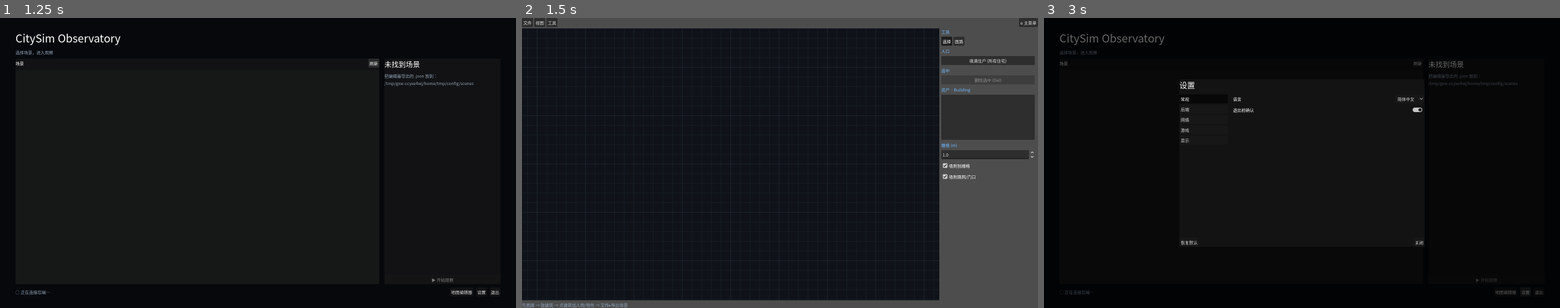
Above: before the commit, frames 1-3 (left to right).
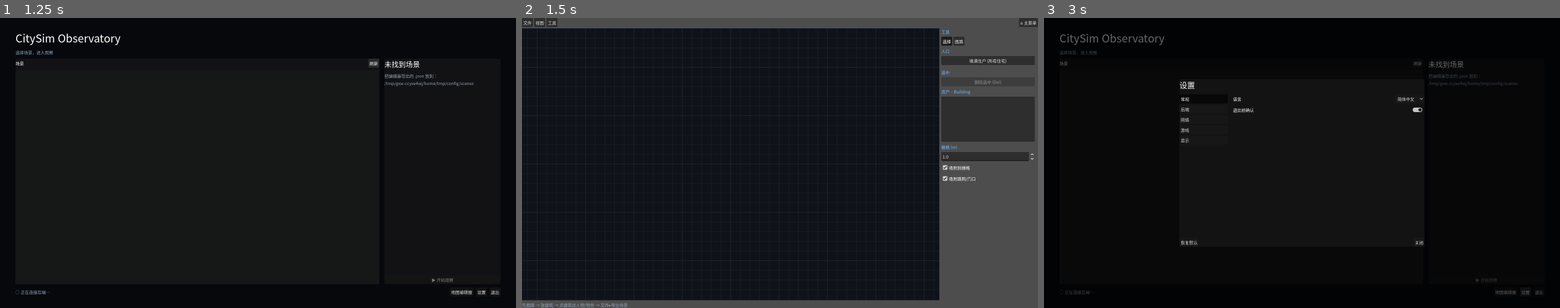
Above: after the commit, the same moments.

Repository: lskllk/city_sim
Game: Godot game, scene res://scenes/launcher.tscn
Same seed, same stepped clock (60 frames per second), same inputs: the game is played once before the commit and once after it.
Inputs:
- Up to frame 1 (1.25 s): click "刷新" at 0.5 s
- Up to frame 2 (1.5 s): click "地图编辑器" at 1.25 s
- Up to frame 3 (3 s): click "⌂ 主菜单" at 2 s; click "设置" at 2.75 s

Frame 1 is identical in both runs. In frame 2, 0.8% of the frame differs, in the area x 81-100%, y 17-57%; in frame 3, nothing differs.

Commit message:
编辑器: “无住所的人”面板 + 修 add_resident 不看楼类型(凭空多出一百多号人的根因)
用户问: 我最新的场景没这么多人, 启动器为什么不刷新?
查证: 启动器没问题(有刷新按钮, 每次 _ready() 重扫); scene.json 里确实有 114 个 NPC。
真正的问题: **编辑器只在"建筑的住户列表"里显示人** → 108 个无住所的人
一个都看不到(也不在任何楼的角标里) → 于是"场景没这么多人"的错觉。

他们是怎么来的(真 bug):
- MapDoc.add_resident() 只查容量, 【不查这栋楼是不是住宅】。
  办公楼 work_office 的 capacity=200(那是工位) → 点办公楼也能塞“住户”,
  塞到 200 个 → 一个场景凭空多出一百多号人。
- assign_homeless 同样把办公楼/商铺的 capacity 当床位 → 算出 297 个"空床"。

修:
- 新增 MapDoc.is_home(bid)(看类型库的 kind, 数据驱动);
  add_resident 拒绝非住宅并说明原因; 分配空床位只看住宅(真实空床位 9)。
- 新增 homeless_npcs() / assign_homeless() / remove_homeless()。
- 编辑右栏新增「无住所的人 (N)」: 名字列表(点进详情) + 分配空床位 + 全部删除;
  N=0 时不显示。
- validate() 加一条 warn: “N 人没有住所(右边可以分配或删除)”, 别让人蒙在鼓里。

实测你的场景: 114 人 / 有住所 6 / 无住所 108 / 真实空床位 9;
往办公楼加人 → 被拒并说明; 分配后 8 人搬进小屋, 还剩 100。

Diff:
--- a/godot/scripts/editor/main.gd
+++ b/godot/scripts/editor/main.gd
@@ -44,6 +44,7 @@
 var _f_price: SpinBox
 var _f_owner: OptionButton
 var _f_owner_ids: Array = []
+var _homeless_sec: VBoxContainer   # 「无住所的人」区(每次刷新重建)
 var _f_mem_item: OptionButton      # 额外记忆: 选一个场景里的物件
 var _f_mem_believe: SpinBox        # 他有多信这条
 var _mem_item_ids: Array = []      # 与 _f_mem_item 的条目一一对应
@@ -164,6 +165,11 @@
 	fill.pressed.connect(_on_fill_residents)
 	_base_page.add_child(fill)
 
+	# --- 无住所的人: 他们不在任何建筑的住户列表里, 以前【完全看不见】 ---
+	_homeless_sec = VBoxContainer.new()
+	_homeless_sec.add_theme_constant_override("separation", 4)
+	_base_page.add_child(_homeless_sec)
+	_rebuild_homeless()
 	_base_page.add_child(_header("选中"))
 	_del_selected_btn = Button.new()
 	_del_selected_btn.text = "删除选中 (Del)"
@@ -228,6 +234,7 @@
 
 func _on_doc_changed() -> void:
 	_dirty = true
+	_rebuild_homeless()          # 人数/住所会变 → 这块要跟着刷
 	if _detail_page.visible:
 		_rebuild_inspector()
 
@@ -334,6 +341,52 @@
 		hint.text = "点建筑查看人员与物件\n\n流程: 画路 → 放建筑 → 点建筑加人/物件"
 		hint.add_theme_color_override("font_color", MUTED)
 		_inspector.add_child(hint)
+
+
+## 「无住所的人 (N)」: 列名字(点了进详情) + 分配 / 清空。
+## 只在 N>0 时出现 —— 没有就不占地方。
+func _rebuild_homeless() -> void:
+	if _homeless_sec == null:
+		return
+	for c in _homeless_sec.get_children():
+		_homeless_sec.remove_child(c)
+		c.queue_free()
+	var ids := MapDoc.homeless_npcs()
+	if ids.is_empty():
+		return
+	_homeless_sec.add_child(_header("无住所的人 (%d)" % ids.size()))
+	_homeless_sec.add_child(_muted("他们不属于任何建筑 → 在楼里点不到。
+"
+		+ "要么分配空床位(只有住宅算床位), 要么删掉。"))
+	var row := HBoxContainer.new()
+	row.add_theme_constant_override("separation", 4)
+	var assign := Button.new()
+	assign.text = "分配空床位"
+	assign.tooltip_text = "把空床按建筑/楼层顺序分给他们(不够的留着)"
+	assign.pressed.connect(func() -> void:
+		var r: Dictionary = MapDoc.assign_homeless()
+		_refresh_status("已安置 %d 人, 还剩 %d 人无住所"
+			% [r["assigned"], r["left"]]))
+	row.add_child(assign)
+	var wipe := Button.new()
+	wipe.text = "全部删除 (%d)" % ids.size()
+	wipe.tooltip_text = "删掉所有无住所的人(含他们名下的物件归属)"
+	wipe.pressed.connect(func() -> void:
+		var n := MapDoc.remove_homeless()
+		_refresh_status("已删除 %d 个无住所的人" % n))
+	row.add_child(wipe)
+	_homeless_sec.add_child(row)
+	# 名字列表(最多 60 个, 免得几百人时把面板撑爆)
+	var list := ItemList.new()
+	list.custom_minimum_size.y = 92
+	for i in mini(ids.size(), 60):
+		list.add_item(MapDoc.npc_display(String(ids[i])))
+	list.item_selected.connect(func(i: int) -> void:
+		_view.select("npc", String(ids[i])))
+	_homeless_sec.add_child(list)
+	if ids.size() > 60:
+		_homeless_sec.add_child(_muted("… 还有 %d 人(点上面按钮批量处理)"
+			% (ids.size() - 60)))
 
 
 func _section(title: String) -> VBoxContainer:
--- a/godot/scripts/editor/map_doc.gd
+++ b/godot/scripts/editor/map_doc.gd
@@ -960,6 +960,15 @@
 ## 每层能住几人 = 建筑【单层】容量(类型 capacity 本身)。
 ## 多层是【垂直堆叠】: 总容量 = 单层容量 × 楼层数, 占地不变(密度而不是铺开)。
 ## 所以 home_small(3) 盖 3 层 = 每层 3 人 / 共 9 人。
+## 这栋楼【是住宅】吗? —— 看类型库的 kind(数据驱动, 不写死 id)。
+## ★ 为什么必须有这个: 办公楼 capacity=200, 但那 200 是【工位】不是床位。
+##   以前 add_resident 不看 kind → 点办公楼也能塞“住户”(塞到 200 个),
+##   一个场景里凭空多出一百多号人就是这么来的。
+func is_home(bid: String) -> bool:
+	var tp := String(buildings.get(bid, {}).get("type", ""))
+	return String(building_types.get(tp, {}).get("kind", "")) == "home"
+
+
 func unit_capacity(bid: String) -> int:
 	var t: Dictionary = building_types.get(String(buildings.get(bid, {}).get("type", "")), {})
 	return maxi(1, int(t.get("capacity", 3)))
@@ -1043,6 +1052,53 @@
 		float(rule.get("believe", 0.8))]
 
 
+## 没有住所(或住所已不存在)的人。**编辑器以前只在"建筑的住户列表"里显示人**
+## → 这些人一个都看不到(实测一个场景 114 人里 108 个是这种), 于是
+## “场景里没这么多人”的错觉就来了。给他们一个面板。
+func homeless_npcs() -> Array:
+	var sites := _valid_sites()
+	var out: Array = []
+	for pid in npcs:
+		var h := String(npcs[pid].get("home", ""))
+		if h == "" or not sites.has(h):
+			out.append(String(pid))
+	out.sort()
+	return out
+
+
+## 把所有空闲床位(每层容量 − 现有住户)分给无住所的人。返回 {assigned, left}。
+func assign_homeless() -> Dictionary:
+	var free_slots: Array = []
+	var bids: Array = buildings.keys()
+	bids.sort()
+	for bid in bids:
+		if not is_home(String(bid)):
+			continue                 # 办公楼/商铺的 capacity 不是床位
+		for unit in unit_ids(String(bid)):
+			var cap := unit_capacity(String(bid))
+			var used := npcs_at_unit(String(unit)).size()
+			for i in range(maxi(0, cap - used)):
+				free_slots.append(String(unit))
+	var assigned := 0
+	for pid in homeless_npcs():
+		if free_slots.is_empty():
+			break
+		npcs[pid]["home"] = free_slots.pop_front()
+		assigned += 1
+	if assigned > 0:
+		errors = validate()
+		changed.emit()
+	return {"assigned": assigned, "left": homeless_npcs().size()}
+
+
+## 删掉所有无住所的人(和删单人一样, 顺手清掉他名下的物件归属)。
+func remove_homeless() -> int:
+	var kill := homeless_npcs()
+	for pid in kill:
+		remove_npc(String(pid))
+	return kill.size()
+
+
 func npcs_at_unit(unit: String) -> Array:
 	var out: Array = []
 	for pid in npcs:
@@ -1092,6 +1148,9 @@
 func add_resident(bid: String) -> Dictionary:
 	if not buildings.has(bid):
 		return {"ok": false, "reason": "无此建筑"}
+	if not is_home(bid):
+		return {"ok": false,
+			"reason": "这里不是住宅 —— 办公楼/商铺的 capacity 是工位/客流, 不住人"}
 	var unit := target_unit(bid)
 	var cap := unit_capacity(bid)
 	if npcs_at_unit(unit).size() >= cap:
@@ -1186,6 +1245,12 @@
 		var pb: Vector2 = nodes[e["b"]]["xy"]
 		if pa.distance_to(pb) < 3.0:
 			out.append({"level": "warn", "msg": "路段过短", "kind": "edge", "id": id})
+	# 无住所的人: 不算错误(合法状态 —— 出生空白), 但必须让人看见
+	var n_homeless := homeless_npcs().size()
+	if n_homeless > 0:
+		out.append({"level": "warn",
+			"msg": "%d 人没有住所(右边「无住所的人」可以分配或删除)" % n_homeless,
+			"kind": "npc", "id": ""})
 	# 引用指向不存在的地点(典型: 减层后遗留的 bld_001_f7)
 	var sites := _valid_sites()
 	for pid in npcs:
